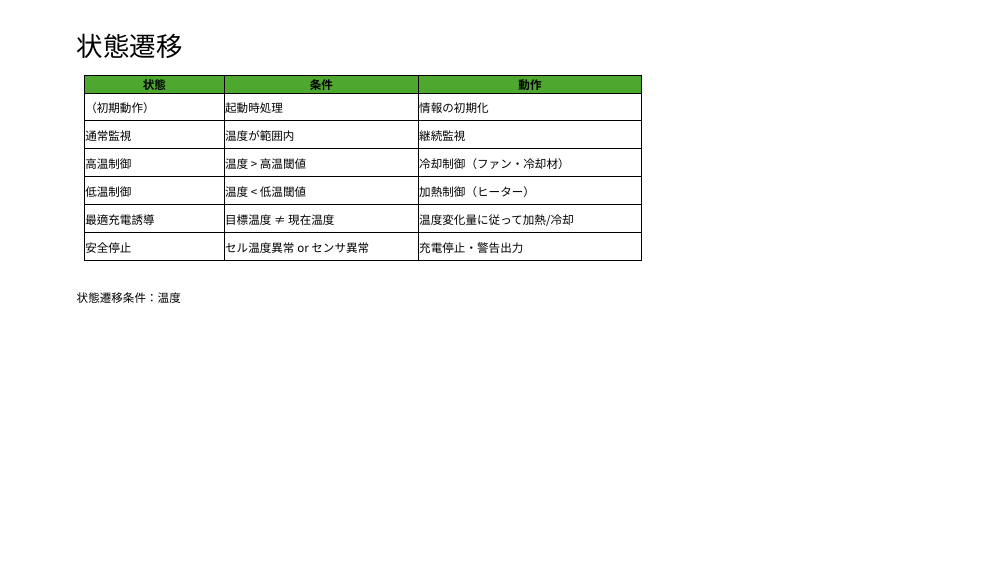
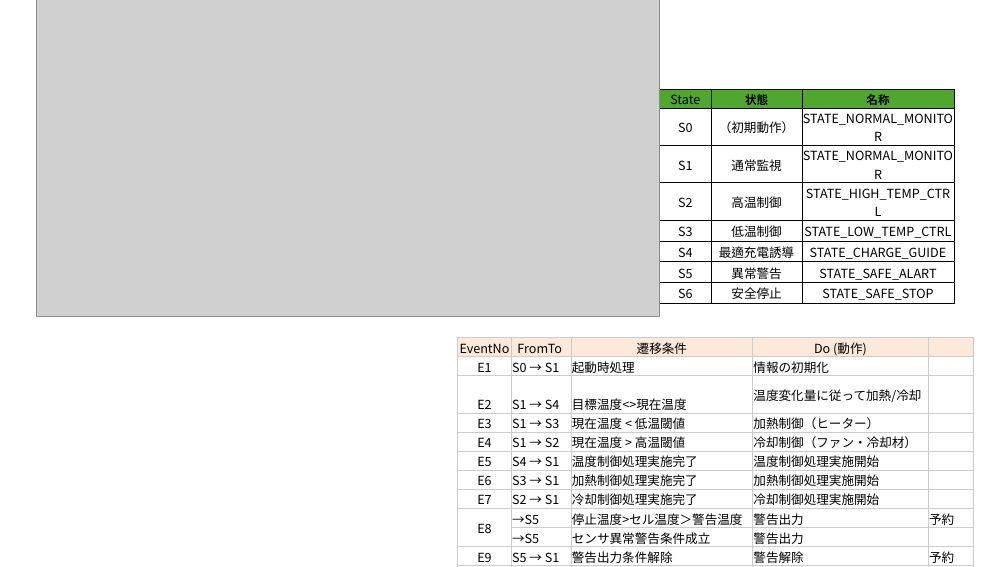
Before and after one commit to KazYag/nyaTraining-python-project, a slide deck: slide 2 of Specification/基本仕様.pptx. Drawn at 1008x567 pixels with LibreOffice and Linux fonts; fonts in the diff are those of the drawing; grey boxes stand for pictures. Boxes give left, top, right and bottom in pixels: in the first picture for what was removed or moved away, otherwise in the second. Text is boxed around its words. In the diff, an @@ line names an element or a change of style, - is before the commit and + after.

Commit message:
状態遷移図追加

```diff
--- a/Specification/基本仕様.pptx
+++ b/Specification/基本仕様.pptx
@@ picture added at [37,0,660,317] @@
@@ title removed at [77,33,183,58] @@
-状態遷移
@@ table at [659,89,954,304] @@
-row 1: 状態 | 条件 | 動作
-row 2: （初期動作） | 起動時処理 | 情報の初期化
-row 3: 通常監視 | 温度が範囲内 | 継続監視
-row 4: 高温制御 | 温度 > 高温閾値 | 冷却制御（ファン・冷却材）
-row 5: 低温制御 | 温度 < 低温閾値 | 加熱制御（ヒーター）
-row 6: 最適充電誘導 | 目標温度 ≠ 現在温度 | 温度変化量に従って加熱/冷却
-row 7: 安全停止 | セル温度異常 or センサ異常 | 充電停止・警告出力
+row 1: State | 状態 | 名称
+row 2: S0 | （初期動作） | STATE_NORMAL_MONITOR
+row 3: S1 | 通常監視 | STATE_NORMAL_MONITOR
+row 4: S2 | 高温制御 | STATE_HIGH_TEMP_CTRL
+row 5: S3 | 低温制御 | STATE_LOW_TEMP_CTRL
+row 6: S4 | 最適充電誘導 | STATE_CHARGE_GUIDE
+row 7: S5 | 異常警告 | STATE_SAFE_ALART
+row 8: S6 | 安全停止 | STATE_SAFE_STOP
@@ table: place and size @@
-table at [85,76,642,259]
+table at [659,89,954,304]
@@ text removed at [77,292,181,303] @@
-状態遷移条件：温度
@@ table added at [457,338,973,567], 13 rows, 5 columns @@
+EventNo | FromTo | 遷移条件 | Do (動作) | 
+E1 | S0 → S1 | 起動時処理 | 情報の初期化 | 
+E2 | S1 → S4 | 目標温度<>現在温度 | 温度変化量に従って加熱/冷却 | 
+E3 | S1 → S3 | 現在温度 < 低温閾値 | 加熱制御（ヒーター） | 
+E4 | S1 → S2 | 現在温度 > 高温閾値 | 冷却制御（ファン・冷却材） | 
+E5 | S4 → S1 | 温度制御処理実施完了 | 温度制御処理実施開始 | 
+E6 | S3 → S1 | 加熱制御処理実施完了 | 加熱制御処理実施開始 | 
+E7 | S2 → S1 | 冷却制御処理実施完了 | 冷却制御処理実施開始 | 
+E8 | →S5 | 停止温度>セル温度＞警告温度 | 警告出力 | 予約
+ | →S5 | センサ異常警告条件成立 | 警告出力 | 
+E9 | S5 → S1 | 警告出力条件解除 | 警告解除 | 予約
+E10 | →S6 | セル温度＞停止温度 | 充電停止・警告出力 | 
+ | →S6 | センサ異常停止条件成立 | 充電停止・警告出力 | 予約
```
Also in this commit, not shown: 2 slides removed, 5 other files.
